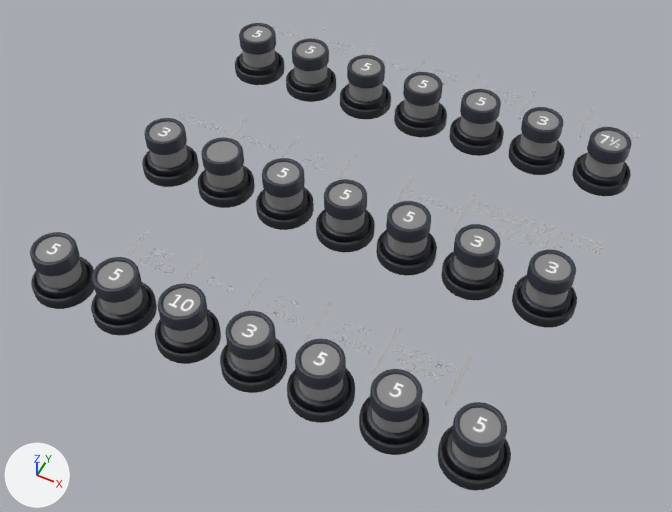
Two versions of the FBX model Assets/Models/Aircraft/Interior/Instruments/fusibles/fusibles.fbx, one commit apart.
One viewpoint serves both versions: a 50 mm lens placed at (-3.066, 0.2286, -0.5027), pointed at (-3.1058, 0.3081, -0.602). The axes (+X, +Y, +Z) are drawn at lower left. The lights are the same throughout. Where no turn or scale is listed for an object, it has been applied to the vertices.

Before the edit, the objects in view are built like this:
```python
mat_panel_board_asymetric_007 = principled_material('panel.board_asymetric.007')
mat_panel_board_asymetric_007.texture = img_cockpit_png
me_fusibles_fusibles_mesh = bpy.data.meshes.new('fusibles.fusibles.mesh')
me_fusibles_fusibles_mesh.from_pydata(...)  # 14154 vertices, 12768 faces; spans x -0.0335..0.0337, y -0.0305..0.0309, z 0.0017..0.0091
me_fusibles_fusibles_mesh.materials.append(mat_panel_board_asymetric_007)  # picture img_cockpit_png
me_fusibles_texte_mesh = bpy.data.meshes.new('fusibles.texte.mesh')
me_fusibles_texte_mesh.from_pydata(...)  # 3000 vertices, 2391 faces; spans x -0.0336..0.0339, y -0.0223..0.0398, z 0.0013..0.0014
me_fusibles_texte_mesh.materials.append(mat_panel_board_asymetric_007)  # picture img_cockpit_png
ob_fusibles_fusibles = bpy.data.objects.new('fusibles.fusibles', me_fusibles_fusibles_mesh)
ob_fusibles_fusibles.location = (-3.1058, 0.3113, -0.6012)
ob_fusibles_texte = bpy.data.objects.new('fusibles.texte', me_fusibles_texte_mesh)
ob_fusibles_texte.location = (-3.1058, 0.3113, -0.5989)
```
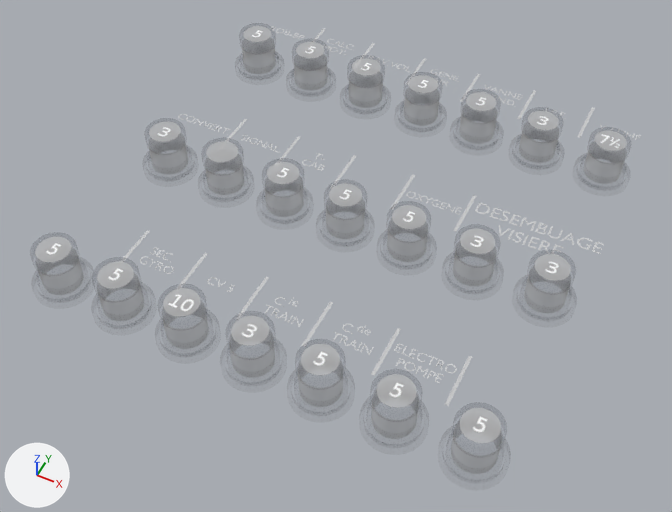
The newer file is also turned or shifted as a whole; pictures and numbers use the older file's frame.

Pixel boxes (x1, y1, x2, y2) of what changed, in the pictures (672 x 512 px):
'fusibles.fusibles', surface changed
    both: (30, 23, 632, 490)
'fusibles.texte', surface changed
    both: (120, 26, 641, 406)

Patch to the scene script:
```diff
--- a/Assets/Models/Aircraft/Interior/Instruments/fusibles/fusibles.fbx.py
+++ b/Assets/Models/Aircraft/Interior/Instruments/fusibles/fusibles.fbx.py
@@ img_cockpit_png @@
-img_cockpit_png = load_image('cockpit.png', '../../cockpit.png', 1024, 1024, 'sRGB')
+img_cockpit_png = load_image('cockpit.png', '../../cockpit.png', 1024, 1024, 'Non-Color')
@@ mat_panel_board_asymetric_007 @@
 n0 = _N.new('ShaderNodeBsdfPrincipled'); n0.name = 'Principled BSDF'
 n2.image = img_cockpit_png
+n3 = _N.new('ShaderNodeTexImage'); n3.name = 'Image Texture.001'
+n3.image = img_cockpit_png
 _L.new(n2.outputs[0], n0.inputs[0])  # 'Color' to 'Base Color'
 _L.new(n0.outputs[0], n1.inputs[0])  # 'BSDF' to 'Surface'
+_L.new(n3.outputs[0], n0.inputs[4])  # 'Color' to 'Alpha'
```
